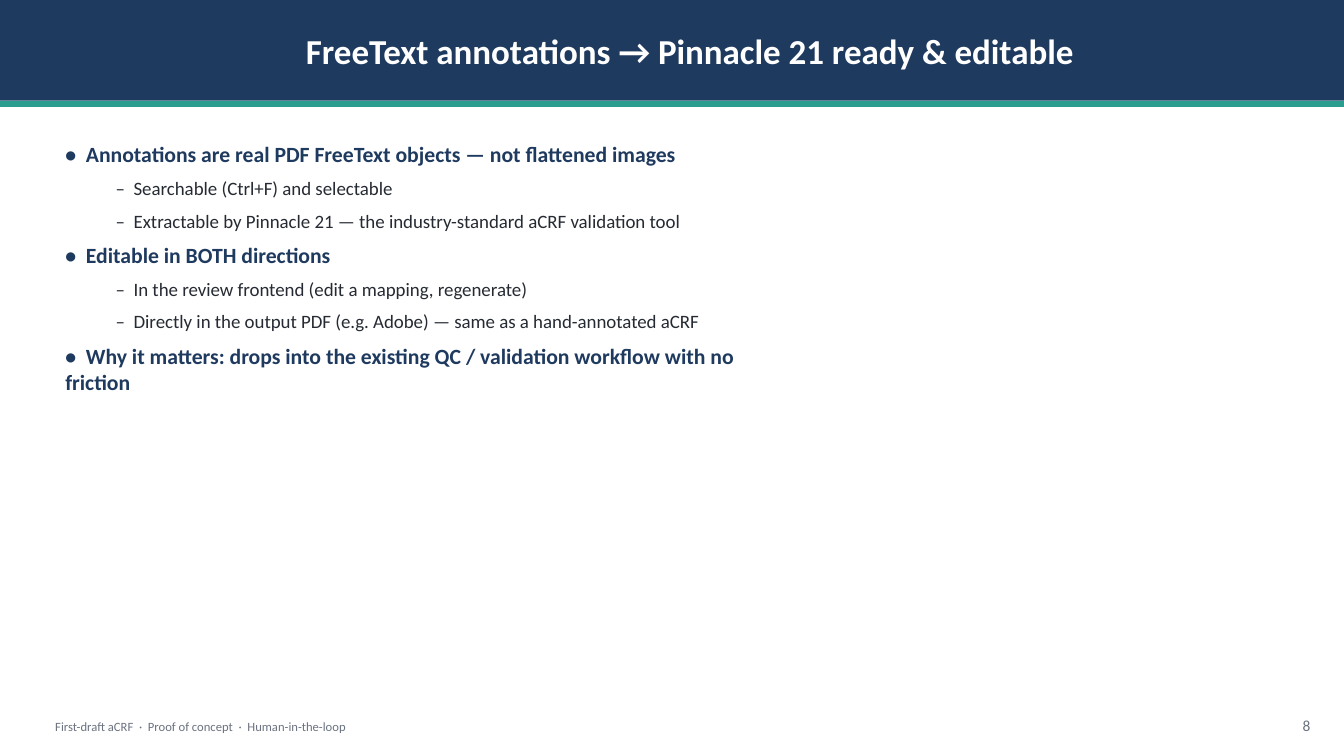
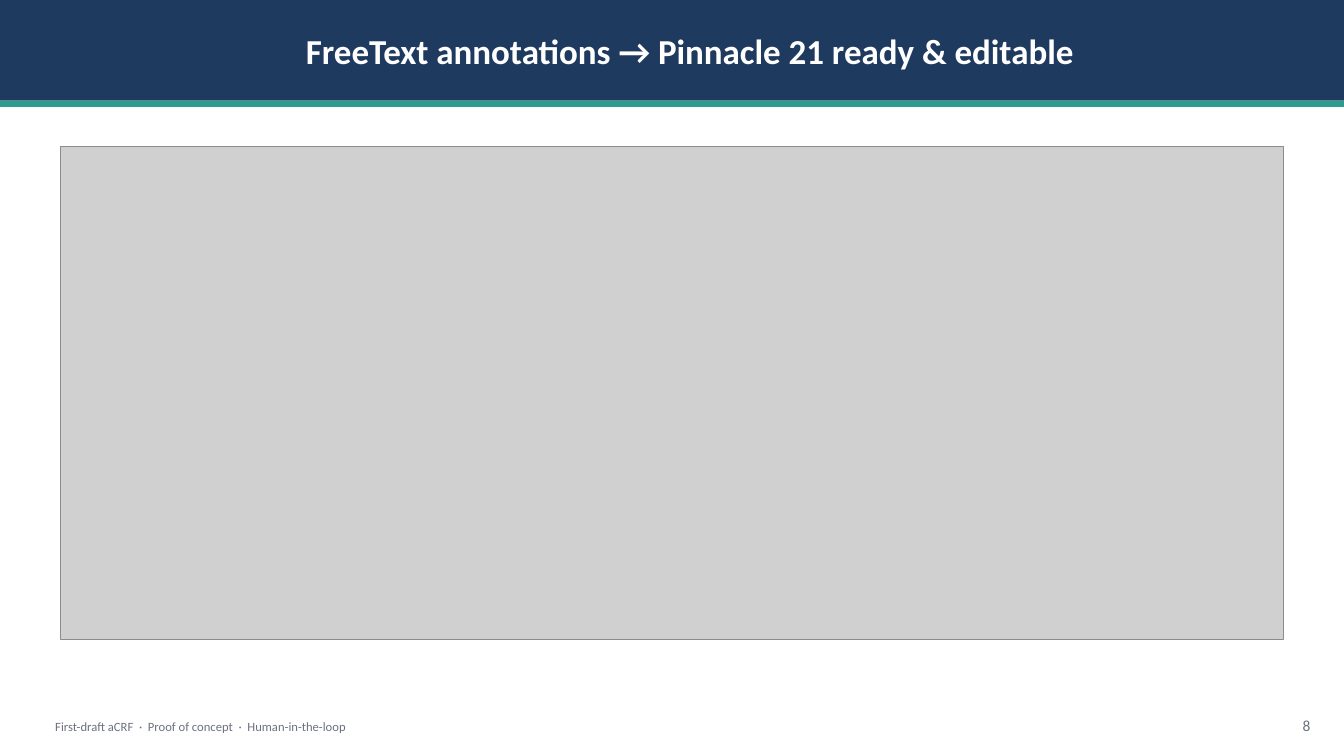
Before and after one commit to clonefutura10/design-repo, a slide deck: slide 8 of DEMO_new.pptx. Drawn at 1344x756 pixels with LibreOffice and Linux fonts; fonts in the diff are those of the drawing; grey boxes stand for pictures. Boxes give left, top, right and bottom in pixels: in the first picture for what was removed or moved away, otherwise in the second. Text is boxed around its words. In the diff, an @@ line names an element or a change of style, - is before the commit and + after.

```diff
--- a/DEMO_new.pptx
+++ b/DEMO_new.pptx
@@ picture added at (60, 146, 1284, 639) @@
@@ text removed at (65, 146, 733, 390) @@
-• Annotations are real PDF FreeText objects — not flattened images
-  – Searchable (Ctrl+F) and selectable
-  – Extractable by Pinnacle 21 — the industry-standard aCRF validation tool
-• Editable in BOTH directions
-  – In the review frontend (edit a mapping, regenerate)
-  – Directly in the output PDF (e.g. Adobe) — same as a hand-annotated aCRF
-• Why it matters: drops into the existing QC / validation workflow with no friction
```
Also in this commit, not shown: 9 other slides changed.
